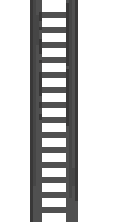
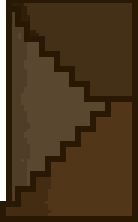
Before/after of a 138×222 layered artwork. What changed in the layer stack:
hid "stair 2" over (x1=30, y1=0, x2=78, y2=222)
showed "Fondo", painted on it over (x1=0, y1=96, x2=138, y2=222)
showed "wall", painted on it over (x1=6, y1=0, x2=138, y2=222)
